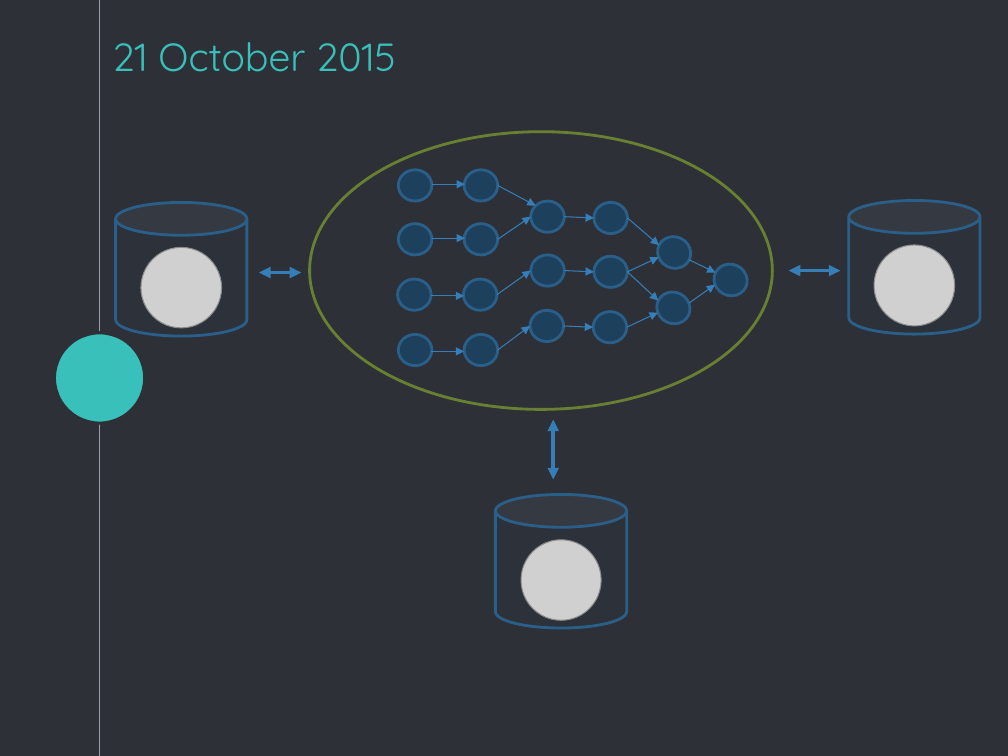
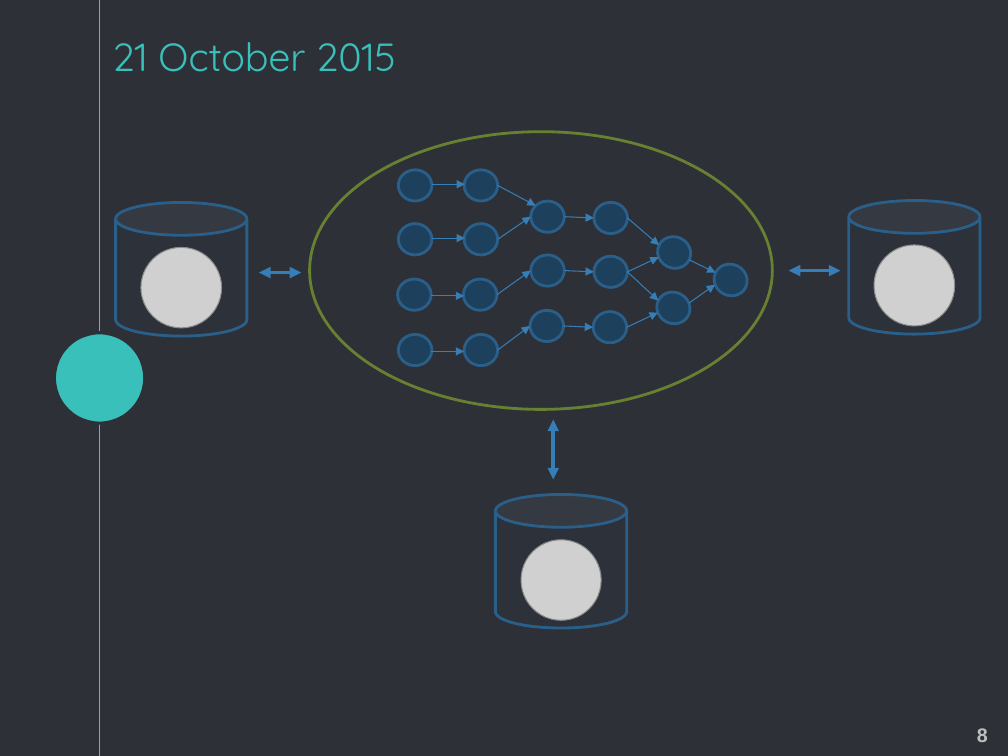
Before and after one commit to vaibhav90/Reading_Exam, a slide deck: slide 10 of ppt_reading_exam.pptx. Drawn at 1008x756 pixels with LibreOffice and Linux fonts; fonts in the diff are those of the drawing; grey boxes stand for pictures. Boxes give left, top, right and bottom in pixels: in the first picture for what was removed or moved away, otherwise in the second. Text is boxed around its words. In the diff, an @@ line names an element or a change of style, - is before the commit and + after.

```diff
--- a/ppt_reading_exam.pptx
+++ b/ppt_reading_exam.pptx
@@ text added at [977, 728, 988, 742], 14 pt, text #BFBFBF, bold @@
+8
```
Also in this commit, not shown: 17 other slides changed.
